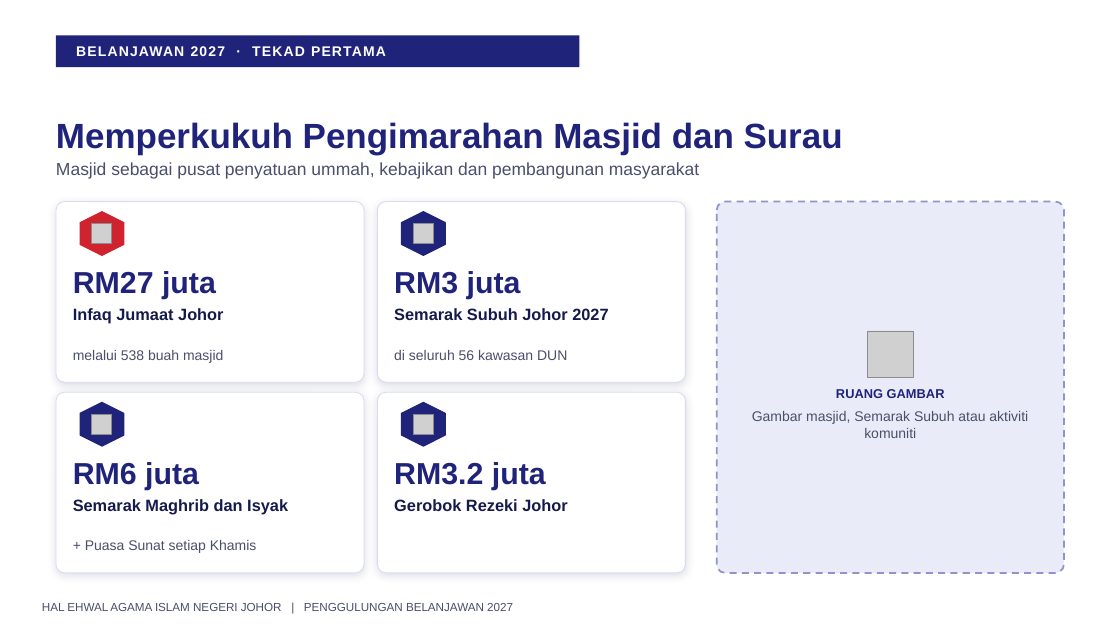
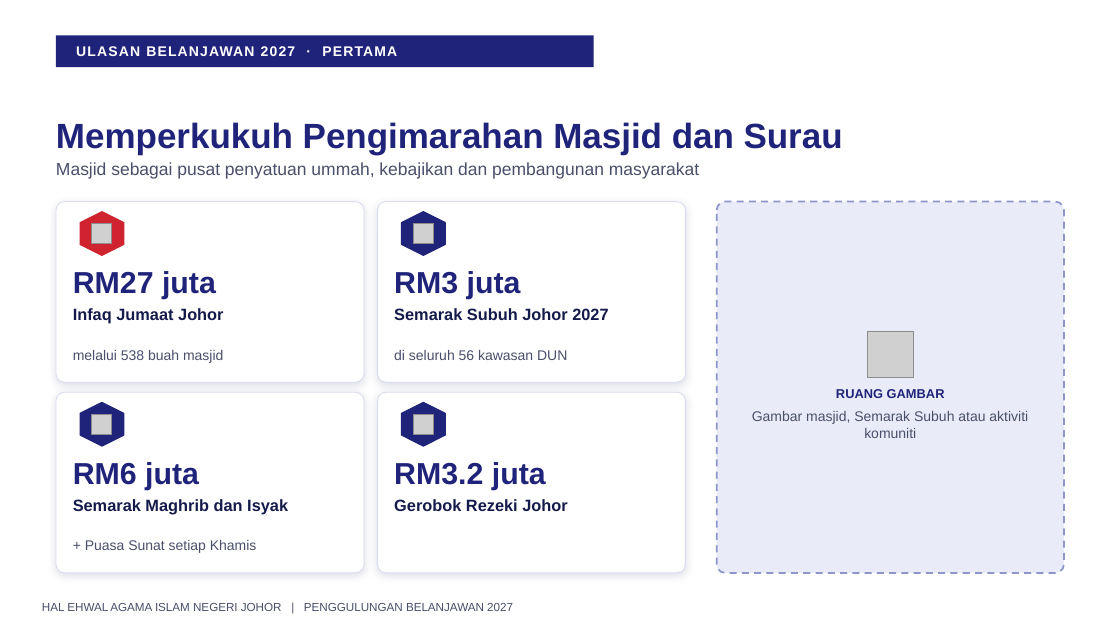
Before and after one commit to nawaljoe/Nawal, a slide deck: slide 18 of output/Penggulungan_Hal_Ehwal_Agama_Islam_2027_16x9.pptx. Drawn at 1120x630 pixels with LibreOffice and Linux fonts; fonts in the diff are those of the drawing; grey boxes stand for pictures; background and template pictures are left out. Boxes give left, top, right and bottom in pixels: in the first picture for what was removed or moved away, otherwise in the second. Text is boxed around its words. In the diff, an @@ line names an element or a change of style, - is before the commit and + after.

```diff
--- a/output/Penggulungan_Hal_Ehwal_Agama_Islam_2027_16x9.pptx
+++ b/output/Penggulungan_Hal_Ehwal_Agama_Islam_2027_16x9.pptx
@@ rectangle: place and size @@
-rectangle at (56, 35, 580, 67)
+rectangle at (56, 35, 594, 67)
@@ text at (76, 46, 397, 56): text changed @@
-BELANJAWAN 2027 · TEKAD PERTAMA
+ULASAN BELANJAWAN 2027 · PERTAMA
```
Also in this commit, not shown: 4 other slides changed, 1 other file.
